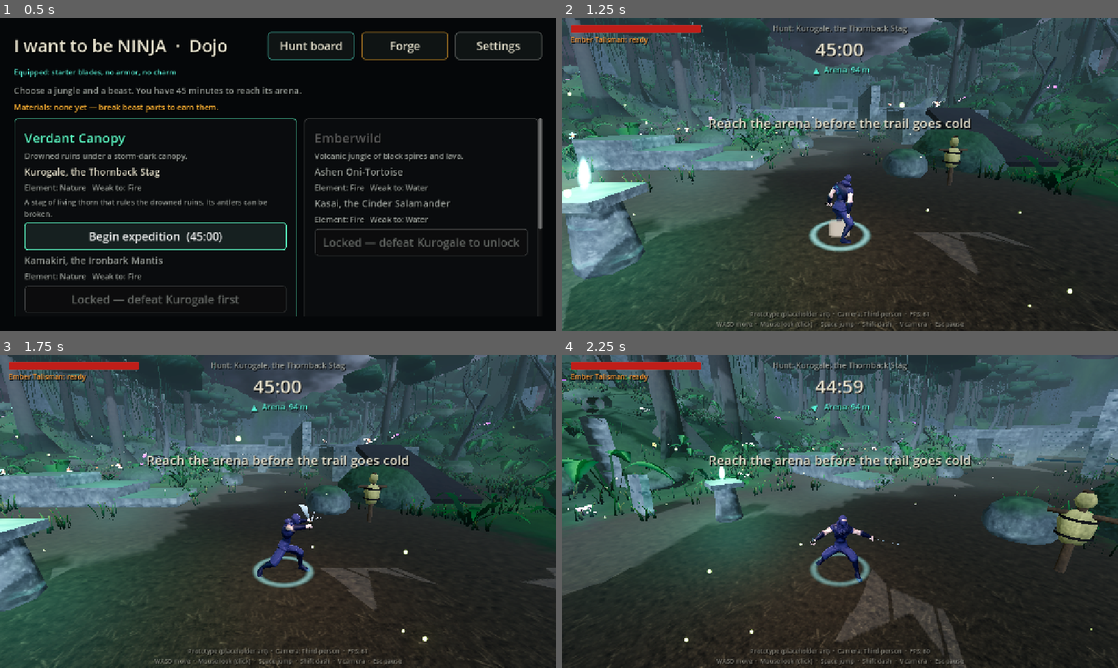
Above: before the commit, frames 1-4 (two rows, left to right).
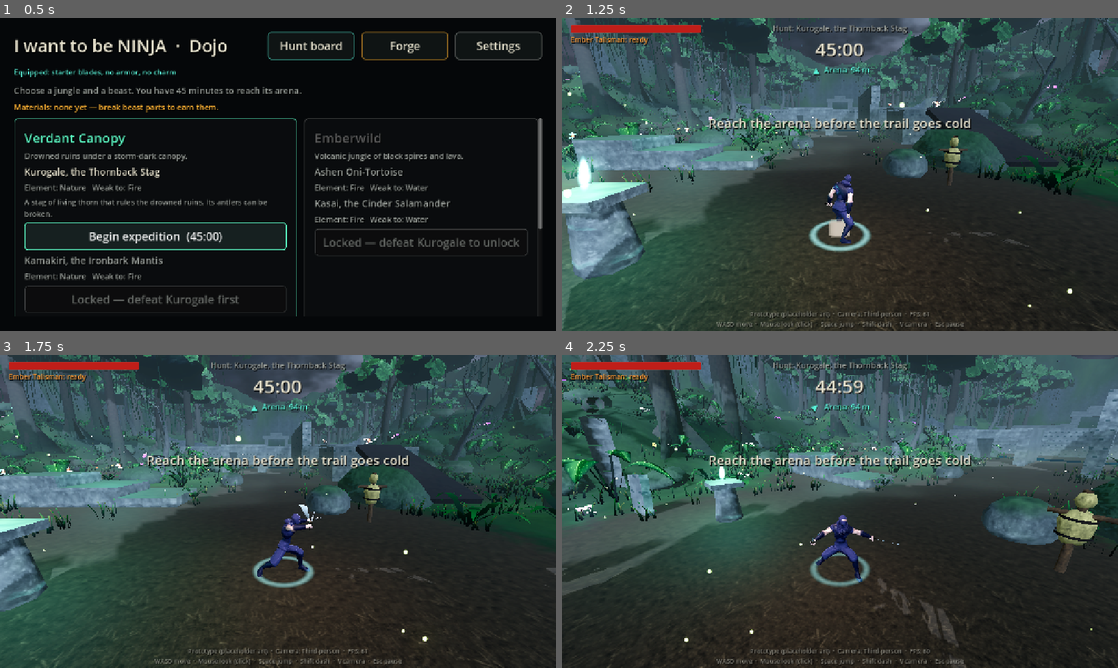
Above: after the commit, the same moments.

Repository: sk33b33/I-Want-To-Be-NINJA-
Game: Godot game, scene res://scenes/ui/hunt_board.tscn
Two runs of this game, one before a commit and one after it. Both use one fixed random seed, a clock stepped at 60 frames per second and the inputs below.
Inputs (mouse positions are in pixels of both pictures, inside the frame that each line leads up to):
- Up to frame 1 (0.5 s): no input
- Up to frame 2 (1.25 s): click "Begin expedition (45:00)" at 0.5 s
- Up to frame 3 (1.75 s): tap Enter at 1.25 s; move the mouse to (400, 495) at 1.27 s; hold D (move_right) from 1.28 s (still down); hold Right mouse button (attack_heavy) from 1.28 s (still down); click (400, 495) at 1.42 s; tap Space (jump) at 1.52 s
- Up to frame 4 (2.25 s): tap Space (jump) at 1.82 s; move the mouse to (812, 511) at 2.02 s; release D (move_right) at 2.03 s; release Right mouse button (attack_heavy) at 2.03 s; hold W (move_forward) from 2.03 s (still down); click (812, 511) at 2.1 s

Frame 1 is identical in both runs. In frame 2, 4.3% of the frame differs, in the area x 0-100%, y 0-82%; in frame 3, 4.5%; in frame 4, 5.3%, in the area x 0-100%, y 0-98%.

Commit message:
Art pass stage 2: leafy canopies, leaf veins, bark detail
Leaf-spray sprite composited from CC0 ambientCG leaves; leaf cards around
canopy cores on Medium/High (QualityPreset.leaf_cards, own RNG so trees
are identical either way); canopy-core leaf detail, broadleaf veins,
darker bases and colour variation in foliage.gdshader on all tiers;
stronger bark texture. Tests in art_test.gd. Benchmark pending.

Co-Authored-By: Claude Opus 5.5 <noreply@anthropic.com>
Claude-Session: https://claude.ai/code/session_01TQhzMRe1gkhg9DeemaJmiZ

Diff:
--- a/project/data/materials/bark_vertex.tres
+++ b/project/data/materials/bark_vertex.tres
@@ -9,9 +9,9 @@
 shader = ExtResource("1_7n72e")
 shader_parameter/tt_tex = ExtResource("3_je53v")
 shader_parameter/tt_nrm = ExtResource("2_lgsx2")
-shader_parameter/tt_tile = 1.6
+shader_parameter/tt_tile = 1.3
 shader_parameter/noise_amount = null
-shader_parameter/tt_strength = 0.8
-shader_parameter/tt_normal_strength = null
+shader_parameter/tt_strength = 1.25
+shader_parameter/tt_normal_strength = 1.4
 shader_parameter/base_color = Color(1, 1, 1, 1)
 shader_parameter/roughness = 0.95
--- a/project/data/materials/foliage_leaf.tres
+++ b/project/data/materials/foliage_leaf.tres
@@ -1,6 +1,7 @@
-[gd_resource type="ShaderMaterial" load_steps=2 format=3]
+[gd_resource type="ShaderMaterial" load_steps=3 format=3]
 
 [ext_resource type="Shader" path="res://shaders/foliage.gdshader" id="1_a8ofc"]
+[ext_resource type="Texture2D" path="res://assets/textures/cc0/leaf_spray.png" id="2_v6be7"]
 
 [resource]
 render_priority = 0
@@ -10,3 +11,10 @@
 shader_parameter/wind_speed = 0.8
 shader_parameter/translucency = 0.2
 shader_parameter/brightness = null
+shader_parameter/veins = 1.0
+shader_parameter/leaf_detail = ExtResource("2_v6be7")
+shader_parameter/detail_amount = 0.8
+shader_parameter/detail_tile = null
+shader_parameter/variation = null
+shader_parameter/variation_amount = null
+shader_parameter/base_darkening = null
--- a/project/data/materials/leaf_crag.tres
+++ b/project/data/materials/leaf_crag.tres
@@ -1,6 +1,7 @@
-[gd_resource type="ShaderMaterial" load_steps=2 format=3]
+[gd_resource type="ShaderMaterial" load_steps=3 format=3]
 
 [ext_resource type="Shader" path="res://shaders/foliage.gdshader" id="1_ibdui"]
+[ext_resource type="Texture2D" path="res://assets/textures/cc0/leaf_spray.png" id="2_8dbub"]
 
 [resource]
 render_priority = 0
@@ -10,3 +11,10 @@
 shader_parameter/wind_speed = 2.2
 shader_parameter/translucency = 0.25
 shader_parameter/brightness = 1.6
+shader_parameter/veins = 1.0
+shader_parameter/leaf_detail = ExtResource("2_8dbub")
+shader_parameter/detail_amount = 0.8
+shader_parameter/detail_tile = null
+shader_parameter/variation = null
+shader_parameter/variation_amount = null
+shader_parameter/base_darkening = null
--- a/project/data/materials/leaf_fen.tres
+++ b/project/data/materials/leaf_fen.tres
@@ -1,6 +1,7 @@
-[gd_resource type="ShaderMaterial" load_steps=2 format=3]
+[gd_resource type="ShaderMaterial" load_steps=3 format=3]
 
 [ext_resource type="Shader" path="res://shaders/foliage.gdshader" id="1_cs6wq"]
+[ext_resource type="Texture2D" path="res://assets/textures/cc0/leaf_spray.png" id="2_b4vs7"]
 
 [resource]
 render_priority = 0
@@ -10,3 +11,10 @@
 shader_parameter/wind_speed = null
 shader_parameter/translucency = 0.4
 shader_parameter/brightness = 1.8
+shader_parameter/veins = 1.0
+shader_parameter/leaf_detail = ExtResource("2_b4vs7")
+shader_parameter/detail_amount = 0.8
+shader_parameter/detail_tile = null
+shader_parameter/variation = null
+shader_parameter/variation_amount = null
+shader_parameter/base_darkening = null
--- a/project/data/materials/leaf_scorched.tres
+++ b/project/data/materials/leaf_scorched.tres
@@ -1,6 +1,7 @@
-[gd_resource type="ShaderMaterial" load_steps=2 format=3]
+[gd_resource type="ShaderMaterial" load_steps=3 format=3]
 
 [ext_resource type="Shader" path="res://shaders/foliage.gdshader" id="1_d4pq1"]
+[ext_resource type="Texture2D" path="res://assets/textures/cc0/leaf_spray.png" id="2_w7rku"]
 
 [resource]
 render_priority = 0
@@ -10,3 +11,10 @@
 shader_parameter/wind_speed = null
 shader_parameter/translucency = 0.1
 shader_parameter/brightness = 1.5
+shader_parameter/veins = 1.0
+shader_parameter/leaf_detail = ExtResource("2_w7rku")
+shader_parameter/detail_amount = 0.8
+shader_parameter/detail_tile = null
+shader_parameter/variation = null
+shader_parameter/variation_amount = null
+shader_parameter/base_darkening = null
--- a/project/data/quality/low.tres
+++ b/project/data/quality/low.tres
@@ -24,3 +24,4 @@
 sky_flash = false
 detail_normals = false
 anti_tile = false
+leaf_cards = false
--- a/project/scripts/world/cc0_surfaces.gd
+++ b/project/scripts/world/cc0_surfaces.gd
@@ -26,11 +26,19 @@
 const TUNING := {
 	"stone": {"tt_tile": 4.0, "tt_strength": 0.7, "tt_normal_strength": 0.6, "seams": 0.0, "noise_amount": 0.25},
 	"basalt": {"tt_tile": 5.0, "tt_strength": 1.0, "noise_amount": 0.3},
-	"bark_vertex": {"tt_tile": 1.6, "tt_strength": 0.8},
+	"bark_vertex": {"tt_tile": 1.3, "tt_strength": 1.25, "tt_normal_strength": 1.4},
 	"dark_wood": {"tt_tile": 1.6, "tt_strength": 0.8},
 	"reed": {"tt_tile": 1.2},
 	"rock_vertex": {"tt_tile": 3.0, "tt_strength": 0.8},
 }
+
+## Canopy/broadleaf foliage materials (foliage.gdshader): leaf-spray detail on canopy cores and
+## veins on broadleaf blades (art pass stage 2). File name -> extra parameters.
+const LEAF_FOLIAGE := {
+	"foliage_leaf": {}, "leaf_scorched": {}, "leaf_fen": {}, "leaf_crag": {},
+}
+const LEAF_SPRAY := "leaf_spray.png"
+
 
 ## Materials that used to be StandardMaterial3D and are now `painted` (file -> base colour).
 const PAINTED := {
@@ -38,6 +46,21 @@
 	"rock_vertex": [Color(1, 1, 1), 0.9],
 	"dark_wood": [Color(0.11, 0.075, 0.05), 0.9],
 }
+
+
+## Leaf-card material (leaf_card.gdshader) matching a canopy foliage material's colours and wind.
+## Built once when the flora is generated (never per frame).
+static func leaf_cards_for(foliage: Material) -> ShaderMaterial:
+	var m := ShaderMaterial.new()
+	m.shader = load("res://shaders/leaf_card.gdshader")
+	m.set_shader_parameter("leaves", load(DIR + LEAF_SPRAY))
+	var src := foliage as ShaderMaterial
+	if src:
+		for k in ["tint", "wind_strength", "wind_speed", "translucency", "brightness"]:
+			var v: Variant = src.get_shader_parameter(k)
+			if v != null:
+				m.set_shader_parameter(k, v)
+	return m
 
 
 ## A `painted` material for one of PAINTED (textures and tuning applied).
@@ -61,6 +84,14 @@
 ## Give `mat` its CC0 textures. `file` is the material's file name without extension ("reed"),
 ## for BY_MATERIAL overrides. Returns true if the material uses a textured shader.
 static func apply(mat: Material, file: String = "") -> bool:
+	if LEAF_FOLIAGE.has(file) and shader_name(mat) == "foliage":
+		var fm := mat as ShaderMaterial
+		fm.set_shader_parameter("leaf_detail", load(DIR + LEAF_SPRAY))
+		fm.set_shader_parameter("detail_amount", 0.8)
+		fm.set_shader_parameter("veins", 1.0)
+		for k: String in LEAF_FOLIAGE[file]:
+			fm.set_shader_parameter(k, LEAF_FOLIAGE[file][k])
+		return true
 	var slots: Dictionary = BY_MATERIAL.get(file, BY_SHADER.get(shader_name(mat), {}))
 	if slots.is_empty():
 		return false
--- a/project/scripts/world/flora_scatter.gd
+++ b/project/scripts/world/flora_scatter.gd
@@ -89,10 +89,12 @@
 	var cfg := config
 	var jungle_meshes: Array[ArrayMesh] = []
 	var dead_meshes: Array[ArrayMesh] = []
+	# Leaf cards around canopies (Medium/High); made once from this jungle's canopy material.
+	var cards: Material = Cc0Surfaces.leaf_cards_for(leaf_material) if QualityProfile.current().leaf_cards else null
 	for v in cfg.tree_variants:
 		var vr := RandomNumberGenerator.new()
 		vr.seed = cfg.seed * 31 + v
-		jungle_meshes.append(ProceduralMeshes.jungle_tree(vr, bark_material, leaf_material, vine_material))
+		jungle_meshes.append(ProceduralMeshes.jungle_tree(vr, bark_material, leaf_material, vine_material, cards))
 		dead_meshes.append(ProceduralMeshes.dead_tree(vr, bark_material, vine_material))
 	var jungle_xf: Array = []
 	var dead_xf: Array = []
--- a/project/scripts/world/procedural_meshes.gd
+++ b/project/scripts/world/procedural_meshes.gd
@@ -21,6 +21,13 @@
 		ca: Color, cb: Color, cc: Color, cd: Color) -> void:
 	_tri(st, a, b, c, ca, cb, cc)
 	_tri(st, a, c, d, ca, cc, cd)
+
+
+## Quad with UVs (a, b, c, d in order; uv per corner).
+static func _quad_uv(st: SurfaceTool, a: Vector3, b: Vector3, c: Vector3, d: Vector3,
+		ca: Color, cb: Color, cc: Color, cd: Color, ua: Vector2, ub: Vector2, uc: Vector2, ud: Vector2) -> void:
+	for v in [[a, ca, ua], [b, cb, ub], [c, cc, uc], [a, ca, ua], [c, cc, uc], [d, cd, ud]]:
+		st.set_color(v[1]); st.set_uv(v[2]); st.add_vertex(v[0])
 
 
 static func _perp(dir: Vector3) -> Vector3:
@@ -153,7 +160,8 @@
 		var stem_c := Color(0.04, 0.08, 0.03, 0.0)
 		var stem_c2 := Color(0.04, 0.08, 0.03, 0.4)
 		var s := _perp(stem_top) * 0.03
-		_quad(st, -s, s, stem_top + s, stem_top - s, stem_c, stem_c, stem_c2, stem_c2)
+		_quad_uv(st, -s, s, stem_top + s, stem_top - s, stem_c, stem_c, stem_c2, stem_c2,
+				Vector2.ZERO, Vector2.ZERO, Vector2.ZERO, Vector2.ZERO)
 		# Leaf blade: midrib from stem_top outward and drooping, folded slightly along the rib.
 		var length := rng.randf_range(0.8, 1.3)
 		var width := length * 0.42
@@ -176,7 +184,10 @@
 				var e1: Vector3 = rib[i + 1] + side * w1 * sgn + fold * w1 / width
 				var cm := mid_c; cm.a = 0.4 + t0 * 0.6
 				var ce := edge_c; ce.a = 0.4 + t1 * 0.6
-				_quad(st, rib[i], rib[i + 1], e1, e0, cm, cm, ce, ce)
+				# UV: u = across the blade (0 at the midrib, +-1 at the edge), v = 1 + base .. tip
+				# (v >= 1 tells foliage.gdshader "leaf blade: draw veins"; UV-less meshes read 0).
+				_quad_uv(st, rib[i], rib[i + 1], e1, e0, cm, cm, ce, ce,
+						Vector2(0.0, 1.0 + t0), Vector2(0.0, 1.0 + t1), Vector2(sgn, 1.0 + t1), Vector2(sgn, 1.0 + t0))
 	return _finish(st, null, material)
 
 
@@ -212,7 +223,10 @@
 
 ## Giant jungle tree: buttress roots, tall trunk, branches, dark canopy blobs and hanging vines.
 ## Returns a mesh with surfaces [bark, leaves, vines].
-static func jungle_tree(rng: RandomNumberGenerator, bark: Material, leaves: Material, vines: Material) -> ArrayMesh:
+## `cards`: optional leaf-card material (leaf_card.gdshader) — when given, each canopy blob also
+## gets crossed leaf-spray cards around its upper surface for a leafy silhouette (Medium/High).
+static func jungle_tree(rng: RandomNumberGenerator, bark: Material, leaves: Material, vines: Material,
+		cards: Material = null) -> ArrayMesh:
 	var height := rng.randf_range(15.0, 22.0)
 	var r0 := rng.randf_range(0.8, 1.2)
 	var bark_c := Color(0.16, 0.12, 0.09)
@@ -261,14 +275,22 @@
 	var leaf_top := Color(0.05, 0.1, 0.045, 0.12)
 	var leaf_bottom := Color(0.012, 0.03, 0.018, 0.05)
 	var vine_anchors: Array[Vector3] = []
+	var blobs: Array[Vector4] = []  # xyz centre, w radius (for leaf cards).
 	for p in canopy_points:
 		for k in rng.randi_range(2, 3):
 			var c := p + Vector3(rng.randf_range(-2.0, 2.0), rng.randf_range(-0.5, 1.0), rng.randf_range(-2.0, 2.0))
 			var rad := rng.randf_range(2.5, 4.2)
 			_blob(leaf_st, c, Vector3(rad, rad * 0.5, rad), rng, leaf_top, leaf_bottom, 4, 8, 0.25)
+			blobs.append(Vector4(c.x, c.y, c.z, rad))
 			for v in rng.randi_range(1, 3):
 				vine_anchors.append(c + Vector3(rng.randf_range(-rad, rad) * 0.7, -rad * 0.35, rng.randf_range(-rad, rad) * 0.7))
 	mesh = _finish(leaf_st, mesh, leaves)
+	if cards:
+		# Own RNG: cards must not shift the tree's random stream (vines, later variants), so a
+		# tree looks the same with and without cards (Low vs High).
+		var card_rng := RandomNumberGenerator.new()
+		card_rng.seed = rng.seed + 7919
+		mesh = _leaf_cards(card_rng, blobs, leaf_top, mesh, cards)
 
 	# Hanging vines.
 	var vine_st := _begin()
@@ -289,6 +311,34 @@
 
 ## Gnarled dead tree: twisting trunk and recursive bare branches with grey hanging moss.
 ## Returns a mesh with surfaces [bark, moss].
+## Crossed leaf-spray cards scattered over the upper surface of canopy blobs (xyz centre, w radius).
+static func _leaf_cards(rng: RandomNumberGenerator, blobs: Array[Vector4], colour: Color, mesh: ArrayMesh,
+		material: Material) -> ArrayMesh:
+	var st := _begin()
+	for b in blobs:
+		var c := Vector3(b.x, b.y, b.z)
+		var rad := b.w
+		for i in 9:
+			# Point on the flattened blob's surface, mostly the upper half and the rim.
+			var ang := rng.randf() * TAU
+			var up := rng.randf_range(-0.35, 0.9)
+			var dir := Vector3(cos(ang) * sqrt(1.0 - up * up), up, sin(ang) * sqrt(1.0 - up * up))
+			var at := c + Vector3(dir.x * rad, dir.y * rad * 0.5, dir.z * rad) * 0.92
+			var size := rad * rng.randf_range(0.75, 1.05)
+			# Same hue as the canopy, a little brighter on the upper side (never towards white).
+			var col := colour * rng.randf_range(1.0, 1.35) * (1.0 + maxf(up, 0.0) * 0.4)
+			col.a = 0.18
+			var u := _perp(dir)
+			var v := dir.cross(u).normalized()
+			for k in 2:
+				var uu := (u if k == 0 else v) * size * 0.5
+				var vv := (dir * 0.6 + (v if k == 0 else -u) * 0.8).normalized() * size * 0.5
+				var o := at + dir * size * 0.15
+				_quad_uv(st, o - uu - vv, o + uu - vv, o + uu + vv, o - uu + vv, col, col, col, col,
+						Vector2(0, 1), Vector2(1, 1), Vector2(1, 0), Vector2(0, 0))
+	return _finish(st, mesh, material)
+
+
 static func dead_tree(rng: RandomNumberGenerator, bark: Material, moss: Material) -> ArrayMesh:
 	var st := _begin()
 	var moss_anchors: Array[Vector3] = []
--- a/project/scripts/world/quality_preset.gd
+++ b/project/scripts/world/quality_preset.gd
@@ -48,3 +48,5 @@
 @export var detail_normals: bool = true
 ## A second, larger ground-texture sample that hides tiling (global uniform `anti_tile`).
 @export var anti_tile: bool = true
+## Leaf-spray cards around tree canopies (alpha-tested; extra overdraw). Off on Low.
+@export var leaf_cards: bool = true
--- a/project/shaders/foliage.gdshader
+++ b/project/shaders/foliage.gdshader
@@ -1,5 +1,13 @@
 // Plants: vertex-coloured, double-sided, with wind sway. COLOR.a = how much the vertex sways
 // (0 at the root, 1 at the tip). Works for single meshes and MultiMesh instances.
+//
+// Art pass stage 2 (painterly, cheap on every tier — no extra geometry):
+//  - leaf veins drawn from UV (u = across the blade -1..1, v = 1 + base 0 .. tip 1) when `veins`
+//    > 0 — only where UV.y >= 1 (broadleaf blades); UV-less meshes read UV = 0 and get none;
+//  - `leaf_detail`: the CC0 leaf-spray texture projected in world space onto canopy blobs (all
+//    surfaces that are not leaf blades), so the solid canopy cores read as leaves;
+//  - darker bases (fake ambient occlusion from the sway weight) and slow, large-scale colour
+//    variation so neighbouring plants are never the identical green.
 shader_type spatial;
 render_mode cull_disabled, diffuse_burley;
 
@@ -8,6 +16,17 @@
 uniform float wind_speed = 1.3;
 uniform float translucency = 0.35;
 uniform float brightness = 2.0;
+uniform float veins : hint_range(0.0, 1.0) = 0.0;
+uniform sampler2D leaf_detail : source_color, hint_default_white, repeat_enable, filter_linear_mipmap;
+uniform float detail_amount : hint_range(0.0, 1.0) = 0.0;
+uniform float detail_tile = 2.2;
+// Second colour mixed in by a slow world-space pattern (sun-touched leaves).
+uniform vec3 variation : source_color = vec3(1.25, 1.2, 0.8);
+uniform float variation_amount : hint_range(0.0, 1.0) = 0.35;
+uniform float base_darkening : hint_range(0.0, 1.0) = 0.45;
+
+varying vec3 world_pos;
+varying vec3 world_normal;
 
 void vertex() {
 	vec3 wp = (MODEL_MATRIX * vec4(VERTEX, 1.0)).xyz;
@@ -15,10 +34,39 @@
 	float sway = sin(TIME * wind_speed + phase) * 0.7 + sin(TIME * wind_speed * 2.3 + phase * 1.7) * 0.3;
 	VERTEX.x += sway * wind_strength * COLOR.a;
 	VERTEX.z += cos(TIME * wind_speed * 0.8 + phase) * wind_strength * 0.6 * COLOR.a;
+	world_pos = wp;
+	world_normal = normalize((MODEL_MATRIX * vec4(NORMAL, 0.0)).xyz);
 }
 
 void fragment() {
 	vec3 c = COLOR.rgb * tint * brightness;
+	// Slow colour variation across the jungle (two crossed sines; no texture read).
+	float v = sin(world_pos.x * 0.11 + sin(world_pos.z * 0.07) * 2.0) * sin(world_pos.z * 0.09 + 1.3);
+	c *= mix(vec3(1.0), variation, clamp(v * 0.5 + 0.5, 0.0, 1.0) * variation_amount);
+	// Darker towards the root / inside of the plant.
+	c *= mix(1.0 - base_darkening, 1.0, clamp(COLOR.a * 1.6, 0.0, 1.0));
+	bool blade = UV.y >= 1.0;
+	if (blade && veins > 0.0) {
+		float across = abs(UV.x);
+		float midrib = 1.0 - smoothstep(0.02, 0.06, across);
+		// Side veins run diagonally from the midrib towards the tip.
+		float side = smoothstep(0.84, 0.95, abs(fract((UV.y - 1.0 - across * 0.55) * 7.0) - 0.5) * 2.0);
+		side *= smoothstep(0.05, 0.12, across) * (1.0 - smoothstep(0.8, 1.0, across));
+		float edge = smoothstep(0.75, 1.0, across);
+		c = mix(c, c * 1.7 + vec3(0.02, 0.03, 0.0), clamp(midrib + side * 0.6, 0.0, 1.0) * veins);
+		c *= 1.0 - edge * 0.35 * veins;
+	}
+	if (!blade && detail_amount > 0.0) {
+		// Leaf spray projected from the side and from above, blended by the surface direction.
+		vec3 w = pow(abs(world_normal), vec3(3.0));
+		w /= (w.x + w.y + w.z);
+		vec3 q = world_pos / detail_tile;
+		vec4 d = texture(leaf_detail, q.zy) * w.x + texture(leaf_detail, q.xz) * w.y + texture(leaf_detail, q.xy) * w.z;
+		vec3 avg = textureLod(leaf_detail, vec2(0.5), 12.0).rgb;
+		float l = dot(d.rgb, vec3(0.299, 0.587, 0.114)) / max(dot(avg, vec3(0.299, 0.587, 0.114)), 0.001);
+		// Gaps between leaves read as deep shadow inside the canopy.
+		c *= mix(1.0, mix(0.35, l, d.a), detail_amount);
+	}
 	ALBEDO = c;
 	ROUGHNESS = 0.75;
 	SPECULAR = 0.25;
--- /dev/null
+++ b/project/shaders/leaf_card.gdshader
@@ -0,0 +1,37 @@
+// Leaf cards around canopy cores (Medium/High only — QualityPreset.leaf_cards): the CC0
+// leaf-spray sprite (assets/textures/cc0/leaf_spray.png) with alpha scissor, tinted by the
+// jungle's foliage colours (painterly: the texture gives the shapes, `tint` the colour), with the
+// same wind sway as foliage.gdshader. COLOR.rgb = base colour, COLOR.a = sway weight.
+shader_type spatial;
+render_mode cull_disabled, diffuse_burley;
+
+uniform sampler2D leaves : source_color, hint_default_white, filter_linear_mipmap;
+uniform vec3 tint : source_color = vec3(1.0);
+uniform float wind_strength = 0.12;
+uniform float wind_speed = 1.3;
+uniform float translucency = 0.35;
+uniform float brightness = 2.0;
+uniform float photo_colour : hint_range(0.0, 1.0) = 0.25;
+uniform float alpha_cut : hint_range(0.0, 1.0) = 0.45;
+
+void vertex() {
+	vec3 wp = (MODEL_MATRIX * vec4(VERTEX, 1.0)).xyz;
+	float phase = wp.x * 0.35 + wp.z * 0.27;
+	float sway = sin(TIME * wind_speed + phase) * 0.7 + sin(TIME * wind_speed * 2.3 + phase * 1.7) * 0.3;
+	VERTEX.x += sway * wind_strength * COLOR.a;
+	VERTEX.z += cos(TIME * wind_speed * 0.8 + phase) * wind_strength * 0.6 * COLOR.a;
+}
+
+void fragment() {
+	vec4 t = texture(leaves, UV);
+	vec3 avg = textureLod(leaves, vec2(0.5), 12.0).rgb;
+	float l = dot(t.rgb, vec3(0.299, 0.587, 0.114)) / max(dot(avg, vec3(0.299, 0.587, 0.114)), 0.001);
+	vec3 base = COLOR.rgb * tint * brightness;
+	vec3 c = mix(base * l, t.rgb / max(avg, vec3(0.001)) * base, photo_colour);
+	ALBEDO = c;
+	ALPHA = t.a;
+	ALPHA_SCISSOR_THRESHOLD = alpha_cut;
+	ROUGHNESS = 0.7;
+	SPECULAR = 0.25;
+	BACKLIGHT = c * translucency;
+}
--- a/project/tests/art_test.gd
+++ b/project/tests/art_test.gd
@@ -59,3 +59,56 @@
 	check(QualityProfile.surface_detail.get(&"anti_tile") == false, "a Low expedition turns anti-tiling off")
 	PlayerProfile.path = PlayerProfile.DEFAULT_PATH
 	_done()
+
+
+## Stage 2 (trees & plants): leaf cards on Medium/High only, the same tree either way, and every
+## jungle's canopy material carries the leaf-spray detail and broadleaf veins.
+func _jungle_tree_surfaces(cards: bool) -> Array:
+	var leaf := load("res://data/materials/foliage_leaf.tres") as Material
+	var rng := RandomNumberGenerator.new()
+	rng.seed = 4242
+	var card_mat: Material = Cc0Surfaces.leaf_cards_for(leaf) if cards else null
+	var mesh := ProceduralMeshes.jungle_tree(rng, load("res://data/materials/bark_vertex.tres"), leaf,
+			load("res://data/materials/foliage_vine.tres"), card_mat)
+	var out := []
+	for i in mesh.get_surface_count():
+		out.append([Cc0Surfaces.shader_name(mesh.surface_get_material(i)), mesh.surface_get_array_len(i)])
+	out.append(rng.randi())  # The tree's random stream must end in the same place.
+	return out
+
+
+func test_leaf_cards_only_add_a_surface_and_never_change_the_tree() -> void:
+	var plain := _jungle_tree_surfaces(false)
+	var carded := _jungle_tree_surfaces(true)
+	check(carded.size() == plain.size() + 1, "cards add exactly one surface (%d vs %d)" % [carded.size(), plain.size()])
+	var shaders: Array = carded.slice(0, carded.size() - 1).map(func(s: Array) -> String: return s[0])
+	check(shaders.has("leaf_card"), "the extra surface is leaf cards")
+	check(carded[-1] == plain[-1], "the tree's random stream is unchanged by cards (vines and later trees match)")
+
+
+func test_low_has_no_leaf_cards_high_does() -> void:
+	check(not (load("res://data/quality/low.tres") as QualityPreset).leaf_cards, "Low: no leaf cards")
+	check((load("res://data/quality/high.tres") as QualityPreset).leaf_cards, "High: leaf cards")
+	for tier in [&"low", &"high"]:
+		QualityProfile.force_tier(tier)
+		PlayerProfile.path = "user://test_profile_art.json"
+		var main := instantiate("res://scenes/main/main.tscn")
+		await process_frames(2)
+		var found := false
+		for mmi in main.find_children("*", "MultiMeshInstance3D", true, false):
+			var mesh := (mmi as MultiMeshInstance3D).multimesh.mesh
+			for i in mesh.get_surface_count():
+				if Cc0Surfaces.shader_name(mesh.surface_get_material(i)) == "leaf_card":
+					found = true
+		check(found == (tier == &"high"), "%s: leaf cards present = %s" % [tier, found])
+		main.free()
+		_nodes.erase(main)
+		PlayerProfile.path = PlayerProfile.DEFAULT_PATH
+	_done()
+
+
+func test_every_jungle_canopy_has_leaf_detail_and_veins() -> void:
+	for f: String in Cc0Surfaces.LEAF_FOLIAGE:
+		var m := load("res://data/materials/%s.tres" % f) as ShaderMaterial
+		check(m.get_shader_parameter("leaf_detail") != null and float(m.get_shader_parameter("detail_amount")) > 0.0, "%s: leaf-spray detail" % f)
+		check(float(m.get_shader_parameter("veins")) > 0.0, "%s: broadleaf veins" % f)
Binary file added: project/assets/textures/cc0/leaf_spray.png
Not shown, added: project/assets/textures/cc0/leaf_spray.png.import
Not shown, added: project/shaders/leaf_card.gdshader.uid
Not shown, changed: assets/ASSET_LEDGER.md
